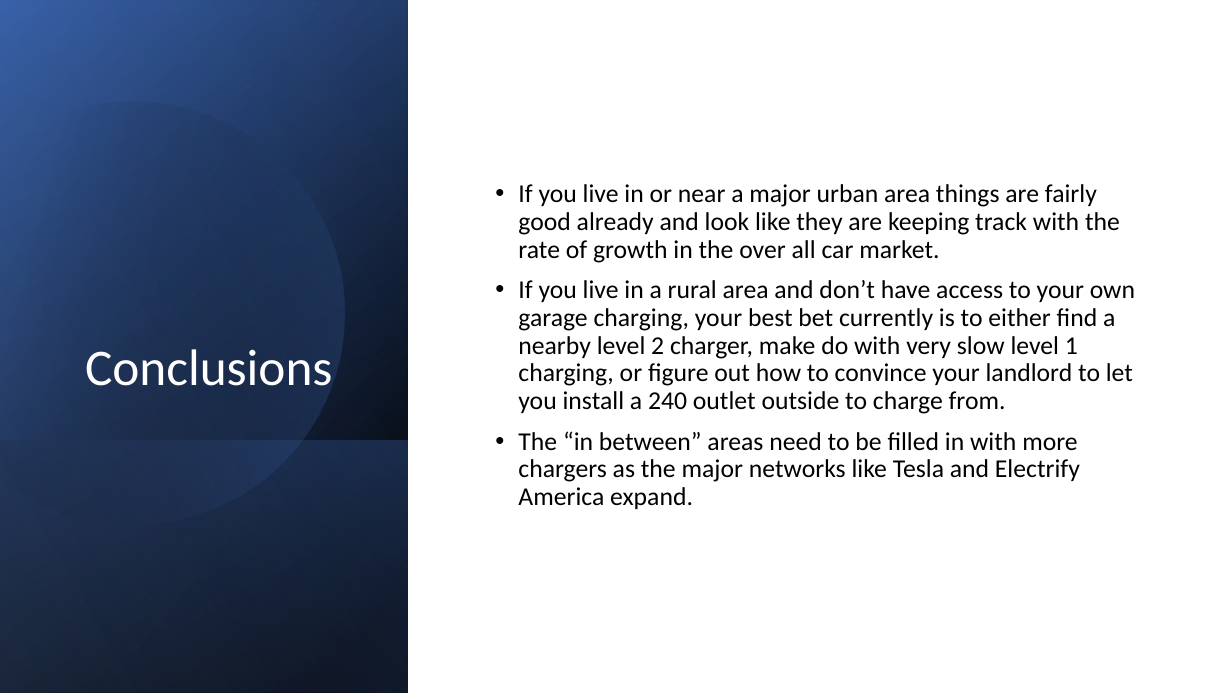
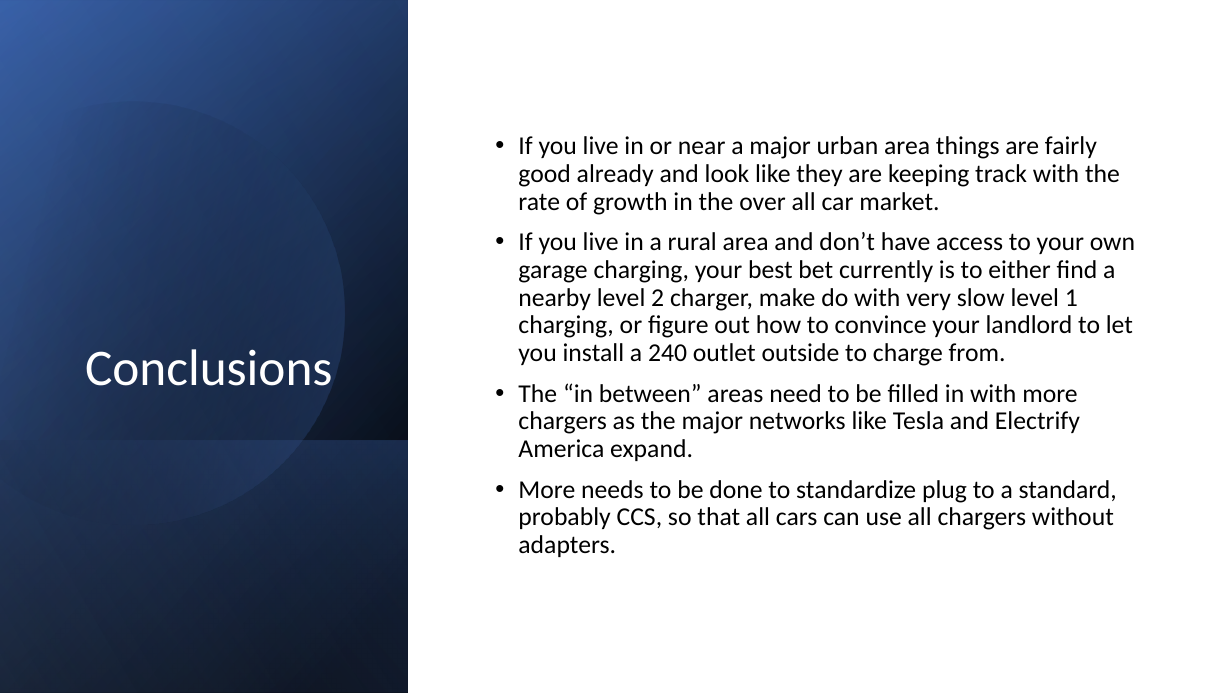
Before and after one commit to hollandgriffis/TN-EV-Charging, a slide deck: slide 10 of slides/Tn_EV_Charging.pptx. Drawn at 1232x693 pixels with LibreOffice and Linux fonts; fonts in the diff are those of the drawing. Boxes give left, top, right and bottom in pixels: in the first picture for what was removed or moved away, otherwise in the second. Text is boxed around its words. In the diff, an @@ line names an element or a change of style, - is before the commit and + after.

```diff
--- a/slides/Tn_EV_Charging.pptx
+++ b/slides/Tn_EV_Charging.pptx
@@ text at bbox=[518, 480, 1117, 557]: paragraph added @@
+• More needs to be done to standardize plug to a standard, probably CCS, so that all cars can use all chargers without adapters.
```
Also in this commit, not shown: 1 other slide changed, 1 other file.
